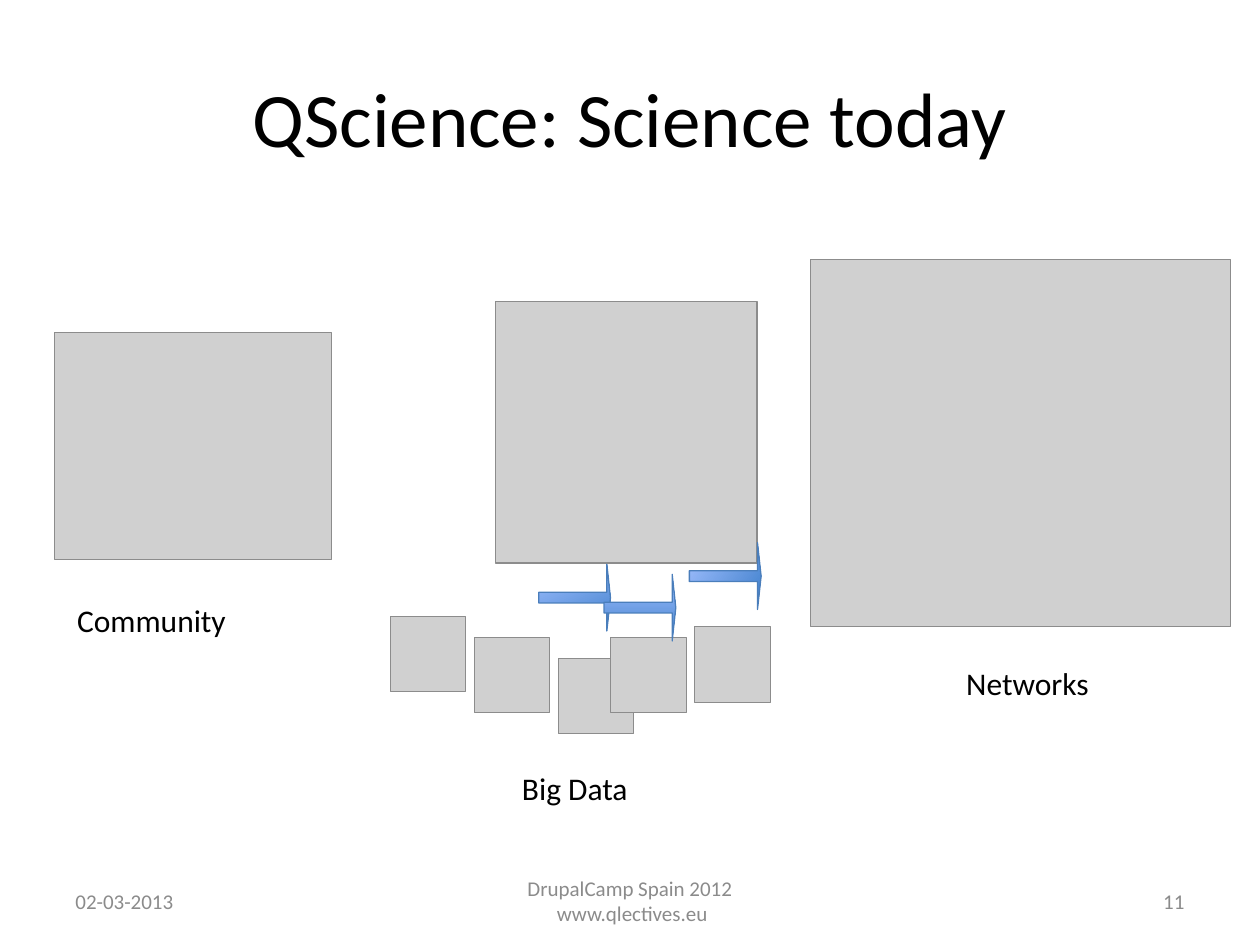
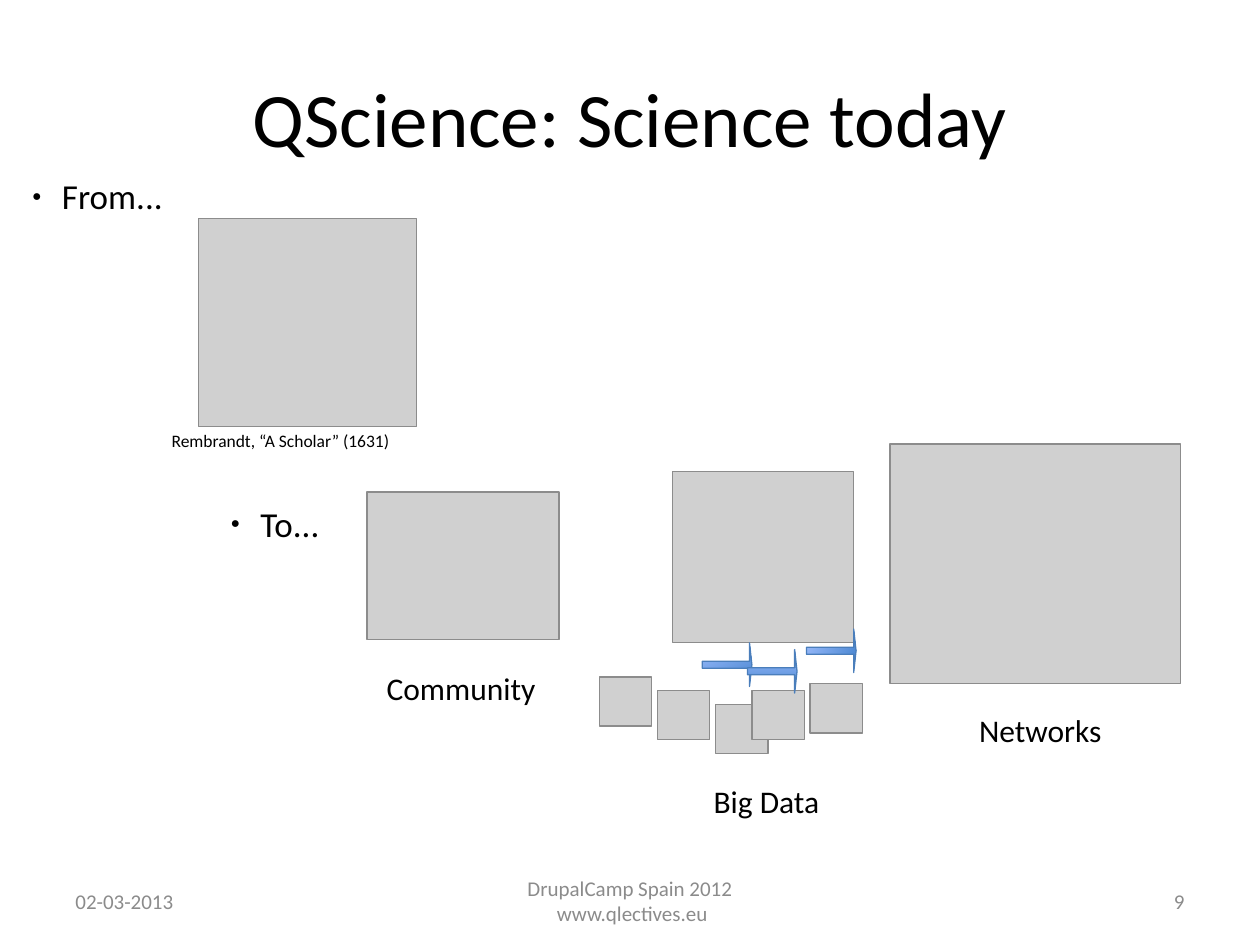
Before and after one commit to QScience/dc-slides, a slide deck: slide 9 of dclondon2013/patterns_dclondon2013.odp (slide 11 before the commit). Drawn at 1260x945 pixels with LibreOffice and Linux fonts; fonts in the diff are those of the drawing; grey boxes stand for pictures; background and template pictures are left out. Boxes give left, top, right and bottom in pixels: in the first picture for what was removed or moved away, otherwise in the second. Text is boxed around its words. In the diff, an @@ line names an element or a change of style, - is before the commit and + after.

```diff
--- a/dclondon2013/patterns_dclondon2013.odp
+++ b/dclondon2013/patterns_dclondon2013.odp
@@ text added at [62, 186, 163, 210], 20 pt, text #000000 @@
+● From...
@@ picture: place and size @@
-picture at [54, 333, 331, 559]
+picture at [198, 218, 416, 426]
@@ text added at [172, 434, 389, 450], 10 pt, text #000000 @@
+Rembrandt, “A Scholar” (1631)
@@ picture: place and size @@
-picture at [810, 260, 1230, 627]
+picture at [890, 444, 1181, 683]
@@ picture: place and size @@
-picture at [495, 301, 757, 563]
+picture at [673, 471, 854, 643]
@@ picture: place and size @@
-picture at [391, 616, 466, 692]
+picture at [367, 493, 558, 640]
@@ text added at [260, 514, 319, 538], 20 pt, text #000000 @@
+● To...
@@ right arrow: place and size @@
-right arrow at [689, 543, 761, 610]
+right arrow at [806, 629, 856, 673]
@@ right arrow: place and size @@
-right arrow at [539, 564, 611, 631]
+right arrow at [702, 643, 751, 685]
@@ right arrow: place and size @@
-right arrow at [604, 575, 675, 641]
+right arrow at [747, 650, 796, 694]
@@ text "Community": place and size @@
-text "Community" at [77, 610, 226, 637]
+text "Community" at [387, 678, 536, 705]
@@ picture: place and size @@
-picture at [558, 658, 634, 733]
+picture at [600, 677, 651, 726]
@@ picture: place and size @@
-picture at [474, 638, 549, 713]
+picture at [810, 684, 862, 733]
@@ picture: place and size @@
-picture at [611, 638, 687, 713]
+picture at [658, 690, 709, 740]
@@ picture: place and size @@
-picture at [694, 626, 770, 702]
+picture at [716, 704, 767, 753]
@@ picture added at [752, 690, 804, 740] @@
@@ text "Networks": place and size @@
-text "Networks" at [966, 673, 1089, 696]
+text "Networks" at [979, 720, 1102, 743]
@@ text "Big Data": place and size @@
-text "Big Data" at [522, 778, 627, 806]
+text "Big Data" at [714, 791, 819, 819]
@@ page number at [1174, 895, 1185, 909]: text changed @@
-11
+9
```
Also in this commit, not shown: 9 other slides changed, 4 slides removed, 1 other file.
